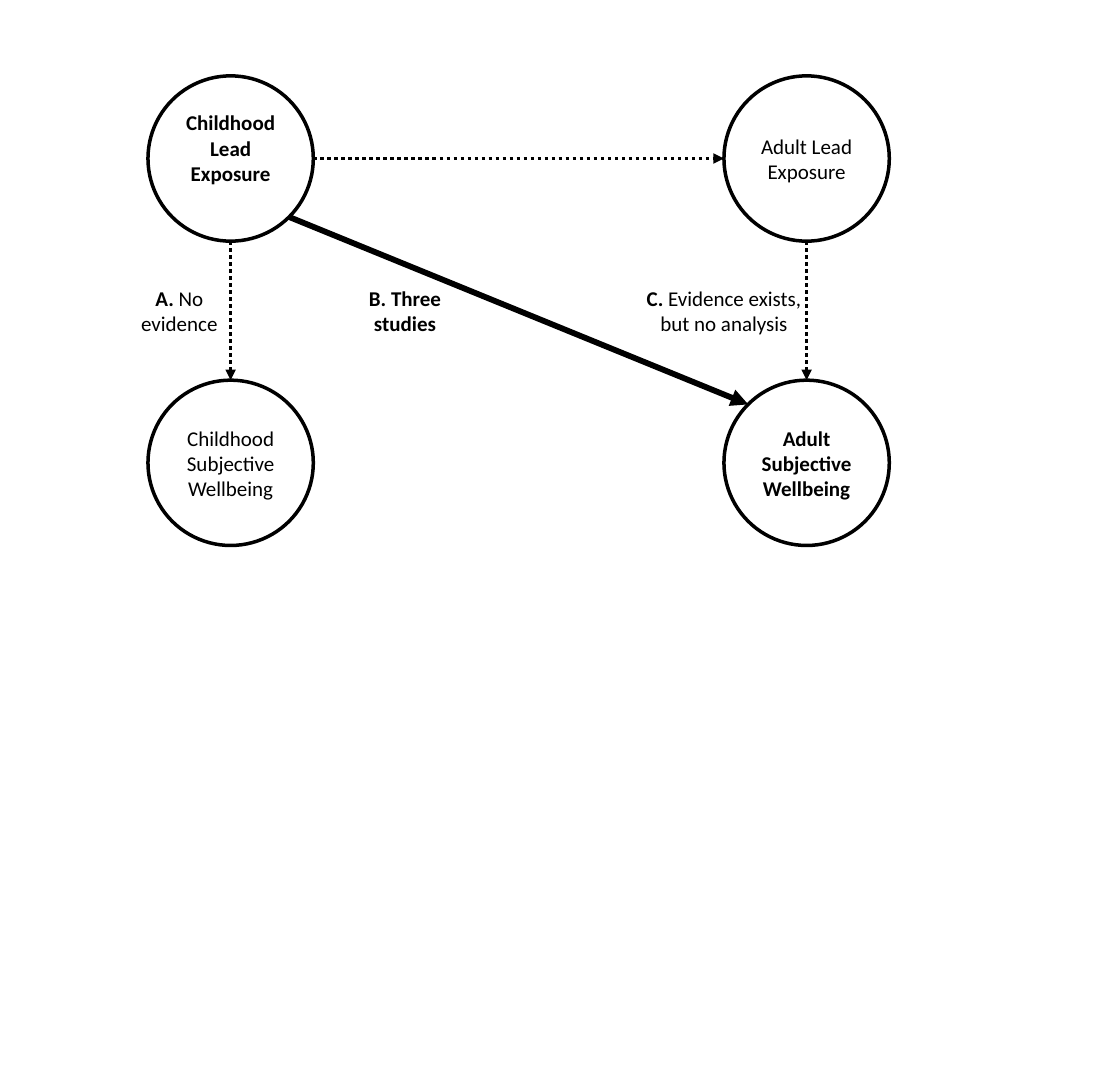
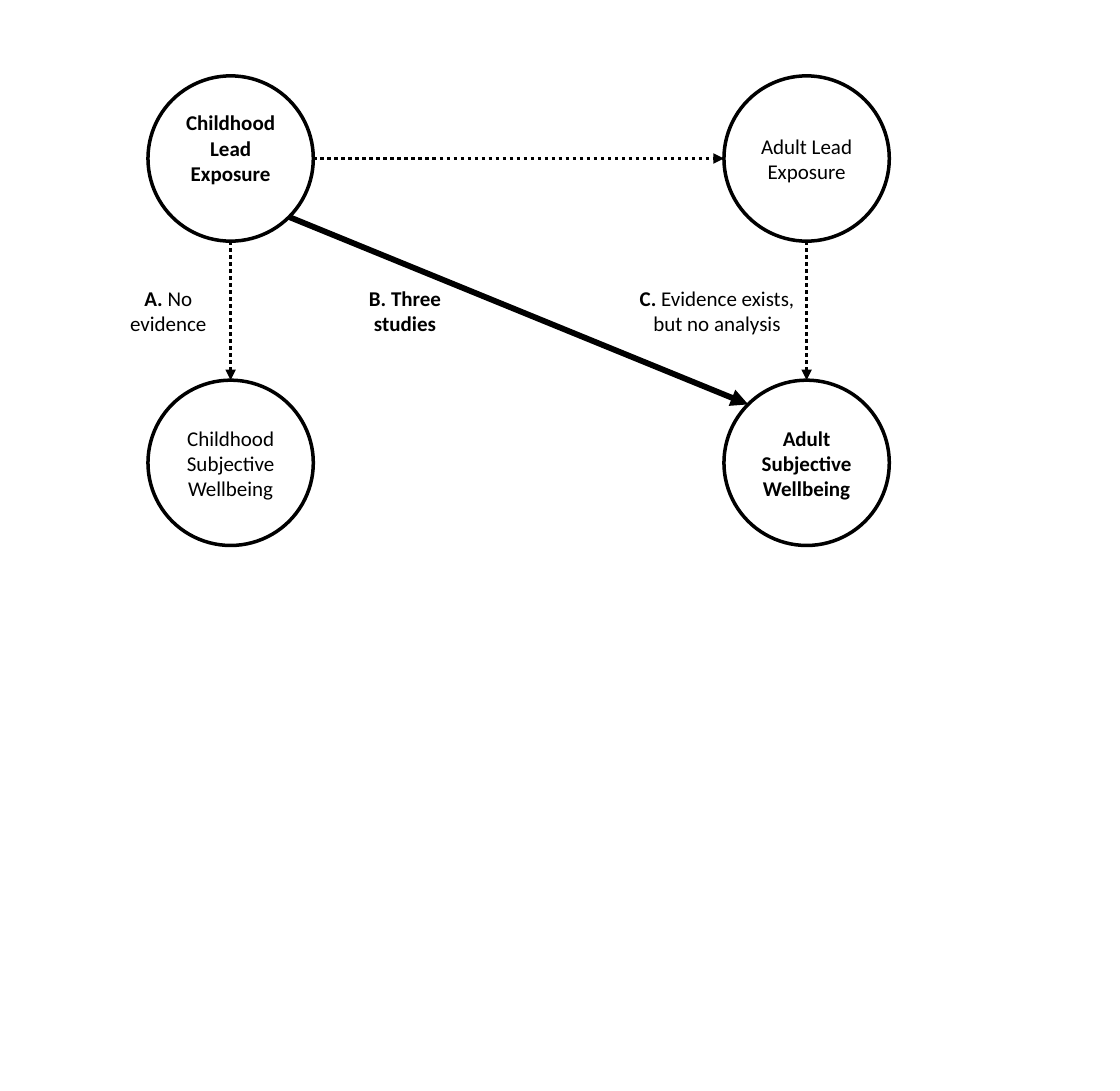
Before and after one commit to Happier-Lives-Institute/Shallow-Lead-Report-For-FP, a slide deck: slide 2 of causalgraphs.pptx. Drawn at 1120x1091 pixels with LibreOffice and Linux fonts; fonts in the diff are those of the drawing. Boxes give left, top, right and bottom in pixels: in the first picture for what was removed or moved away, otherwise in the second. Text is boxed around its words. In the diff, an @@ line names an element or a change of style, - is before the commit and + after.

```diff
--- a/causalgraphs.pptx
+++ b/causalgraphs.pptx
@@ text "A. No evidence": place and size @@
-text "A. No evidence" at [141,292,217,331]
+text "A. No evidence" at [130,292,206,331]
@@ text "C. Evidence exists, but no ...": place and size @@
-text "C. Evidence exists, but no ..." at [647,291,801,335]
+text "C. Evidence exists, but no ..." at [640,291,794,335]
```
Also in this commit, not shown: 1 other file.
